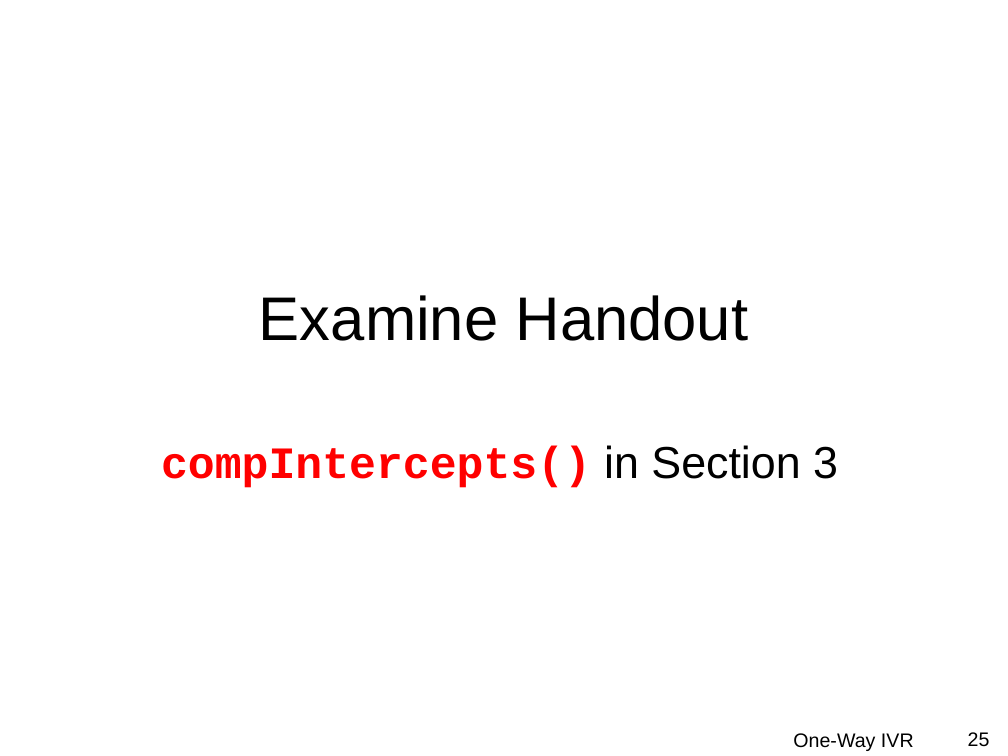
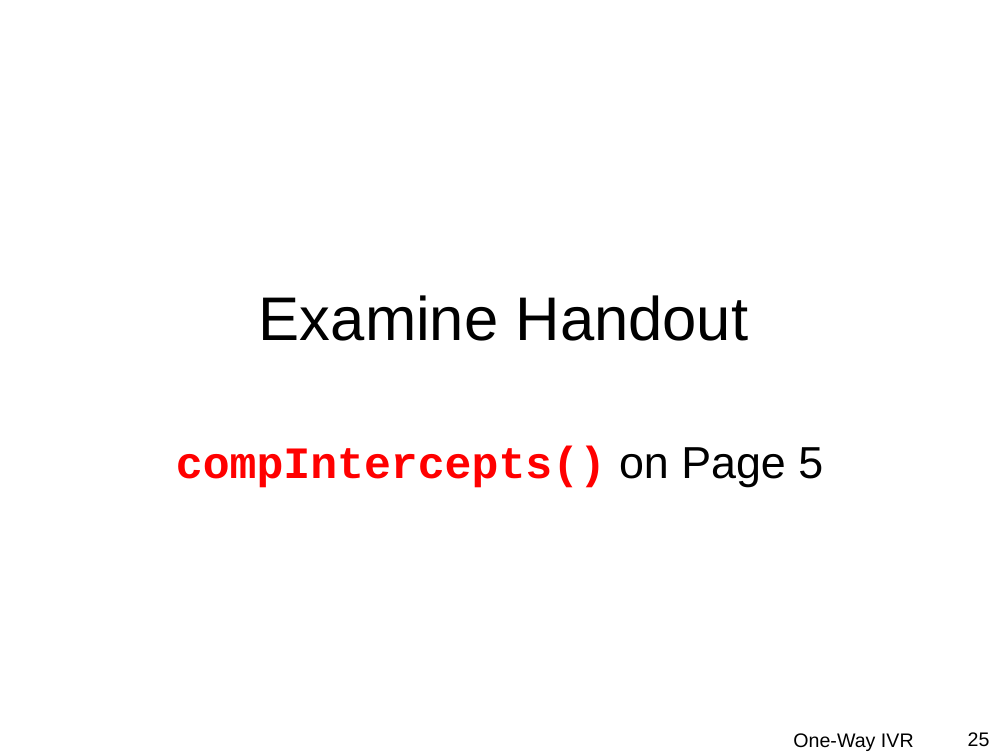
Before and after one commit to droglenc/NCMTH207, a slide deck: slide 25 of modules/IVRegression/PPT.pptx. Drawn at 1008x756 pixels with LibreOffice and Linux fonts; fonts in the diff are those of the drawing; background and template pictures are left out. Boxes give left, top, right and bottom in pixels: in the first picture for what was removed or moved away, otherwise in the second. Text is boxed around its words. In the diff, an @@ line names an element or a change of style, - is before the commit and + after.

```diff
--- a/modules/IVRegression/PPT.pptx
+++ b/modules/IVRegression/PPT.pptx
@@ subtitle at [176, 446, 823, 488]: text changed @@
-compIntercepts() in Section 3
+compIntercepts() on Page 5
```
Also in this commit, not shown: 11 other slides changed, 24 other files.
